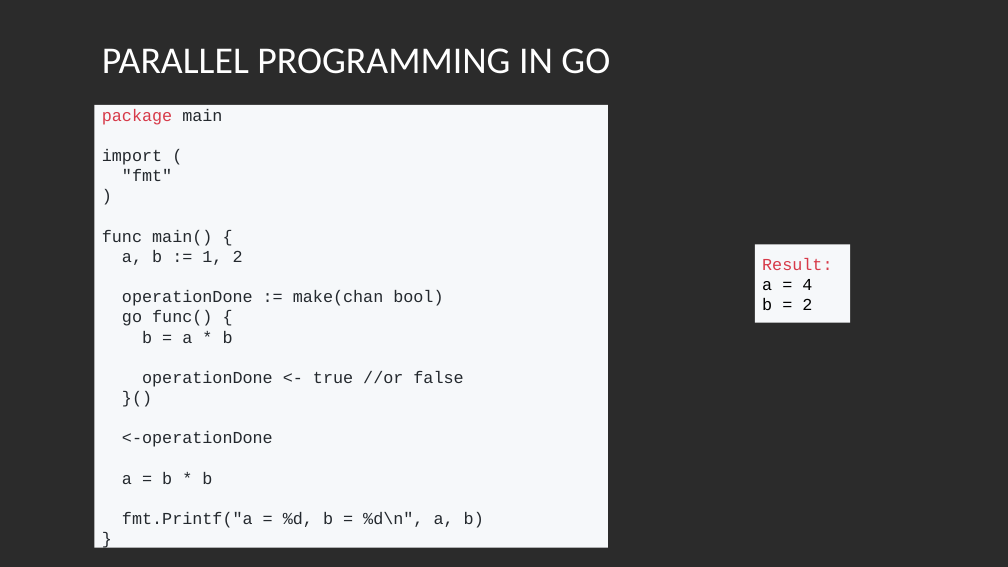
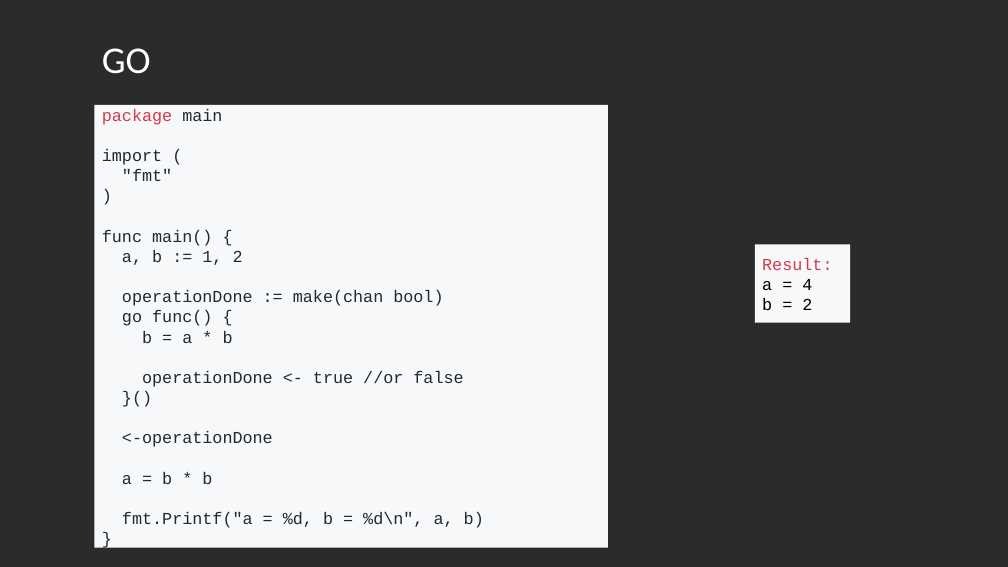
Before and after one commit to LukasKiederle/seminar-compare-go, a slide deck: slide 6 of Comparing Raft algorithm in go and Python.pptx (slide 4 before the commit). Drawn at 1008x567 pixels with LibreOffice and Linux fonts; fonts in the diff are those of the drawing; background and template pictures are left out; a plain dark background stands for a picture behind light text. Boxes give left, top, right and bottom in pixels: in the first picture for what was removed or moved away, otherwise in the second. Text is boxed around its words. In the diff, an @@ line names an element or a change of style, - is before the commit and + after.

```diff
--- a/Comparing Raft algorithm in go and Python.pptx
+++ b/Comparing Raft algorithm in go and Python.pptx
@@ text at (102,48,151,74): text changed @@
-PARALLEL PROGRAMMING IN GO
+GO
```
Also in this commit, not shown: 7 other slides changed, 1 slide added, 2 slides removed.
